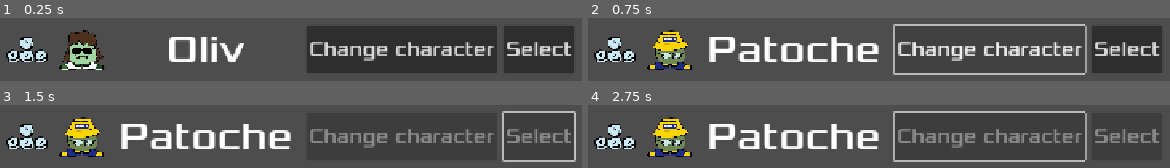
Above: before the commit, frames 1-4 (two rows, left to right).
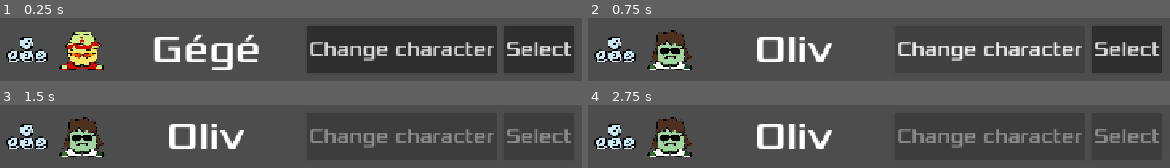
Above: after the commit, the same moments.

Repository: Robb-Fr/orbital-game-jam-7
Game: Godot game, scene res://character_select.tscn
The game is run twice, just before and just after one commit, with the same random seed, the same clock (stepped at 60 frames per second) and the same inputs. This scene is started directly instead of the project's main scene.
Inputs (mouse positions are in pixels of both pictures, inside the frame that each line leads up to):
- Up to frame 1 (0.25 s): no input
- Up to frame 2 (0.75 s): click "Change character" at 0.5 s
- Up to frame 3 (1.5 s): click "Select" at 1.25 s
- Up to frame 4 (2.75 s): tap Enter (ui_accept) at 2, 2.27, 2.57 s; move the mouse to (1047, 113) at 2.02 s; click (1047, 113) at 2.17 s

The runs differ from the first frame. In frame 1, 7.4% of the frame differs, in the area x 1-45%, y 19-83%; in frame 2, 12%, in the area x 1-86%, y 9-91%; in frame 3, 11%; in frame 4, 12%.

Commit message:
fast and responsive inputs shortcuts for characters selection

Diff:
--- a/character_select.gd
+++ b/character_select.gd
@@ -16,22 +16,28 @@
 
 signal selected_character(name: String, texture_url: Texture2D)
 
-@export var current_char = 1
-@export var controller_type = 1
+@export var current_char = 0
+@export var controller_type = 0
+
+var selection_events: Array[String]
+var action_events: Array[String]
 
 func _ready():
 	$HBoxContainer/CharacterName.text = characters[current_char][0]
 	$HBoxContainer/CharacterIcon.set_texture(characters[current_char][1])
 	$HBoxContainer/ControllerIcon.set_texture(controllers[controller_type][1])
-	var input_events: Array[InputEvent] = []
 	for dir in ["up", "down", "left", "right"]:
-		var input_event = InputEventAction.new()
-		input_event.set_action(dir + "_" + controllers[controller_type][0])
-		input_events.append(input_event)
-	$HBoxContainer/ChangeCharacter.shortcut.set_events(input_events)
-	var action_event = InputEventAction.new()
-	action_event.set_action("action_" + controllers[controller_type][0])
-	$HBoxContainer/SelectCharacter.shortcut.set_events([action_event])
+		var action_name = dir + "_" + controllers[controller_type][0]
+		selection_events.append(action_name)
+	action_events = ["action_" + controllers[controller_type][0]]
+
+func _process(delta):
+	for e in selection_events:
+		if Input.is_action_just_pressed(e):
+			$HBoxContainer/ChangeCharacter.pressed.emit()
+	for e in action_events:
+		if Input.is_action_just_pressed(e):
+			$HBoxContainer/SelectCharacter.pressed.emit()
 
 func _on_change_character_pressed():
 	var next_char_index = (current_char + 1) % len(characters)
--- a/character_select.tscn
+++ b/character_select.tscn
@@ -62,6 +62,7 @@
 
 [node name="ChangeCharacter" type="Button" parent="HBoxContainer"]
 layout_mode = 2
+focus_mode = 0
 theme_override_fonts/font = ExtResource("2_5duen")
 theme_override_font_sizes/font_size = 32
 shortcut = SubResource("Shortcut_mn8d4")
@@ -69,6 +70,7 @@
 
 [node name="SelectCharacter" type="Button" parent="HBoxContainer"]
 layout_mode = 2
+focus_mode = 0
 theme_override_fonts/font = ExtResource("2_5duen")
 theme_override_font_sizes/font_size = 32
 shortcut = SubResource("Shortcut_aoibv")
--- a/hud.gd
+++ b/hud.gd
@@ -19,7 +19,6 @@
 	selected_characters[player_index] = [char_name, texture]
 	#print_debug("Set player {0} to use character {1}".format([player_index, char_name]))
 	if selected_characters.count(-1) <= (4 - nb_players):
-		# all_player_selected.emit(selected_characters)
 		print_debug("Selected characters array: " + str(selected_characters))
 		all_players_selected.emit(selected_characters)
 
--- a/hud.tscn
+++ b/hud.tscn
@@ -91,6 +91,7 @@
 grow_vertical = 0
 size_flags_horizontal = 4
 size_flags_vertical = 4
+focus_mode = 0
 theme_override_fonts/font = ExtResource("1_37p78")
 theme_override_font_sizes/font_size = 48
 shortcut = SubResource("Shortcut_8sq4i")
@@ -142,6 +143,7 @@
 grow_vertical = 0
 size_flags_horizontal = 4
 size_flags_vertical = 4
+focus_mode = 0
 theme_override_fonts/font = ExtResource("1_37p78")
 theme_override_font_sizes/font_size = 48
 text = "Enter"
--- a/project.godot
+++ b/project.godot
@@ -66,41 +66,49 @@
 left_controller_1={
 "deadzone": 0.2,
 "events": [Object(InputEventJoypadMotion,"resource_local_to_scene":false,"resource_name":"","device":0,"axis":0,"axis_value":-1.0,"script":null)
+, Object(InputEventJoypadButton,"resource_local_to_scene":false,"resource_name":"","device":0,"button_index":13,"pressure":0.0,"pressed":true,"script":null)
 ]
 }
 right_controller_1={
 "deadzone": 0.2,
 "events": [Object(InputEventJoypadMotion,"resource_local_to_scene":false,"resource_name":"","device":0,"axis":0,"axis_value":1.0,"script":null)
+, Object(InputEventJoypadButton,"resource_local_to_scene":false,"resource_name":"","device":0,"button_index":14,"pressure":0.0,"pressed":true,"script":null)
 ]
 }
 up_controller_1={
 "deadzone": 0.2,
 "events": [Object(InputEventJoypadMotion,"resource_local_to_scene":false,"resource_name":"","device":0,"axis":1,"axis_value":-1.0,"script":null)
+, Object(InputEventJoypadButton,"resource_local_to_scene":false,"resource_name":"","device":0,"button_index":11,"pressure":0.0,"pressed":true,"script":null)
 ]
 }
 down_controller_1={
 "deadzone": 0.2,
 "events": [Object(InputEventJoypadMotion,"resource_local_to_scene":false,"resource_name":"","device":0,"axis":1,"axis_value":1.0,"script":null)
+, Object(InputEventJoypadButton,"resource_local_to_scene":false,"resource_name":"","device":0,"button_index":12,"pressure":0.0,"pressed":true,"script":null)
 ]
 }
 left_controller_2={
 "deadzone": 0.2,
 "events": [Object(InputEventJoypadMotion,"resource_local_to_scene":false,"resource_name":"","device":1,"axis":0,"axis_value":-1.0,"script":null)
+, Object(InputEventJoypadButton,"resource_local_to_scene":false,"resource_name":"","device":1,"button_index":13,"pressure":0.0,"pressed":true,"script":null)
 ]
 }
 right_controller_2={
 "deadzone": 0.2,
 "events": [Object(InputEventJoypadMotion,"resource_local_to_scene":false,"resource_name":"","device":1,"axis":0,"axis_value":1.0,"script":null)
+, Object(InputEventJoypadButton,"resource_local_to_scene":false,"resource_name":"","device":1,"button_index":14,"pressure":0.0,"pressed":true,"script":null)
 ]
 }
 up_controller_2={
 "deadzone": 0.2,
 "events": [Object(InputEventJoypadMotion,"resource_local_to_scene":false,"resource_name":"","device":1,"axis":1,"axis_value":-1.0,"script":null)
+, Object(InputEventJoypadButton,"resource_local_to_scene":false,"resource_name":"","device":1,"button_index":11,"pressure":0.0,"pressed":true,"script":null)
 ]
 }
 down_controller_2={
 "deadzone": 0.2,
 "events": [Object(InputEventJoypadMotion,"resource_local_to_scene":false,"resource_name":"","device":1,"axis":1,"axis_value":1.0,"script":null)
+, Object(InputEventJoypadButton,"resource_local_to_scene":false,"resource_name":"","device":1,"button_index":12,"pressure":0.0,"pressed":true,"script":null)
 ]
 }
 action_wasd={
